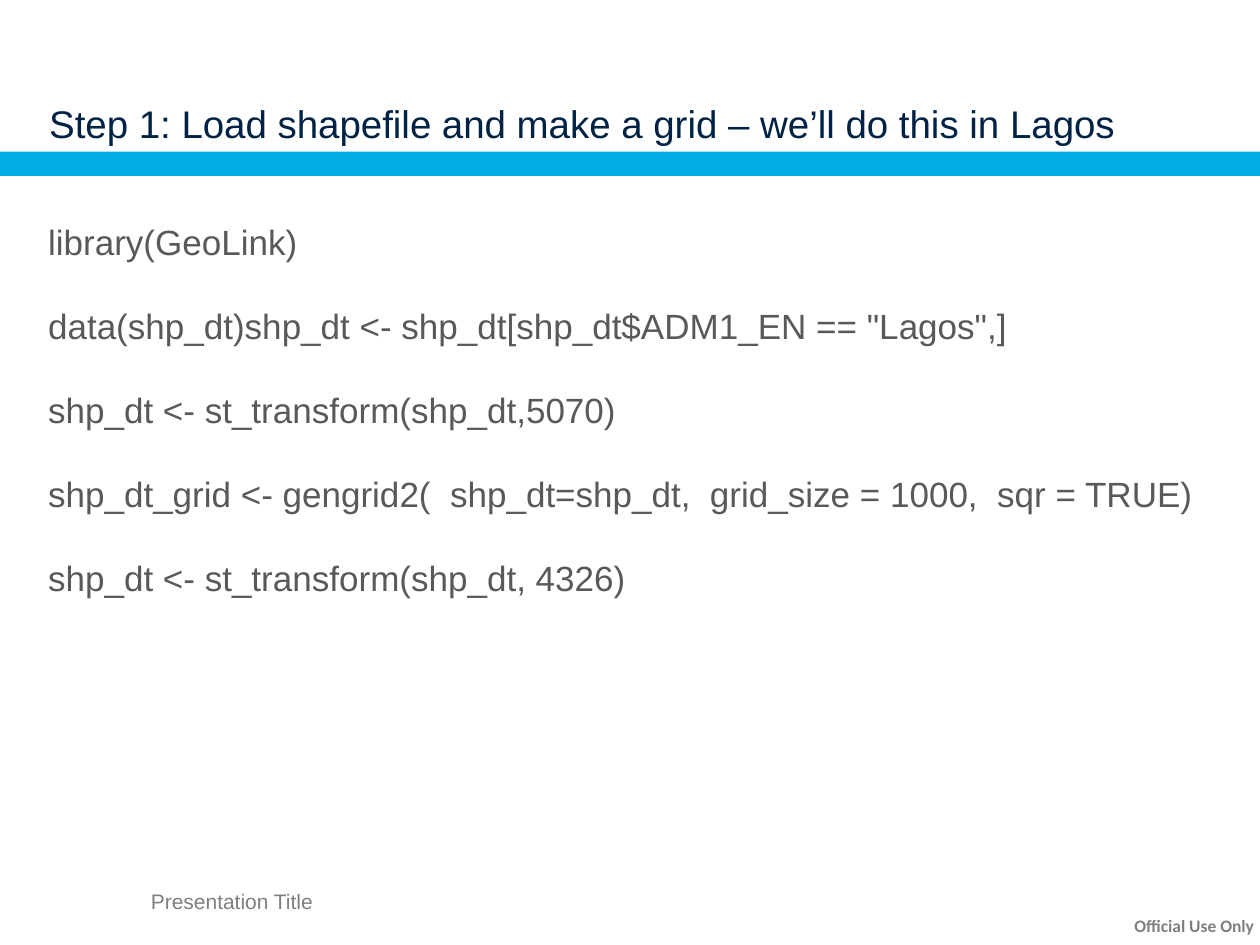
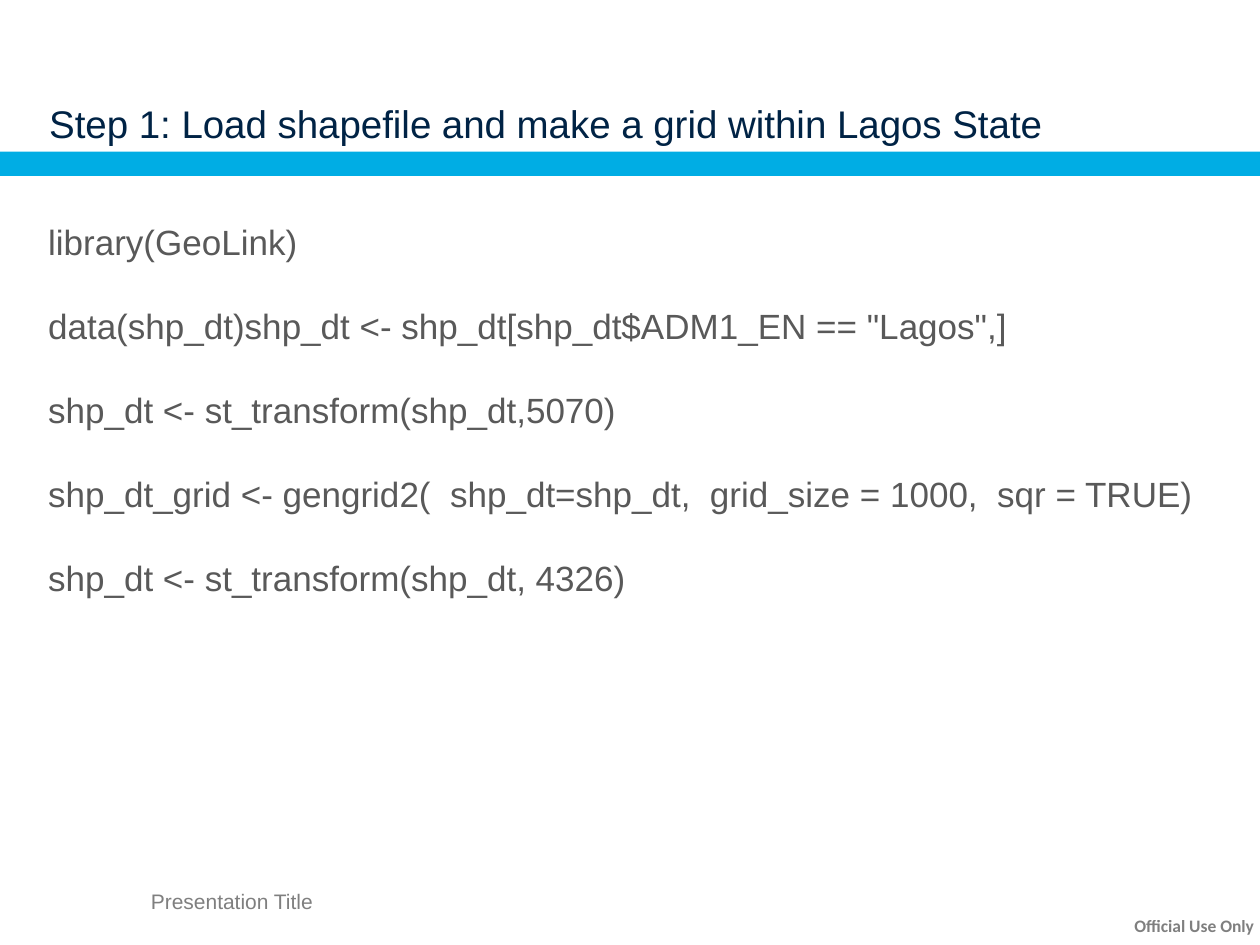
Before and after one commit to JoshMerfeld/nairobiworkshops, a slide deck: slide 9 of GeoLink presentation.pptx (slide 8 before the commit). Drawn at 1260x945 pixels with LibreOffice and Linux fonts; fonts in the diff are those of the drawing; background and template pictures are left out. Boxes give left, top, right and bottom in pixels: in the first picture for what was removed or moved away, otherwise in the second. Text is boxed around its words. In the diff, an @@ line names an element or a change of style, - is before the commit and + after.

```diff
--- a/GeoLink presentation.pptx
+++ b/GeoLink presentation.pptx
@@ title at [49, 110, 1042, 145]: text changed @@
-Step 1: Load shapefile and make a grid – we’ll do this in Lagos
+Step 1: Load shapefile and make a grid within Lagos State
```
Also in this commit, not shown: 4 other slides changed, 1 slide added, 1 other file.
